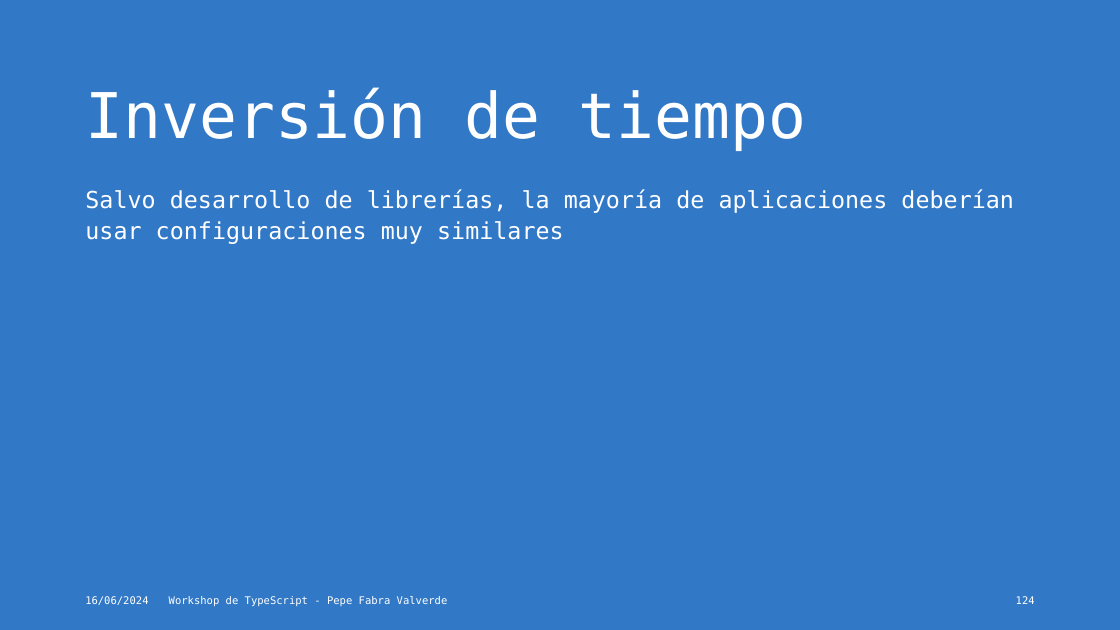
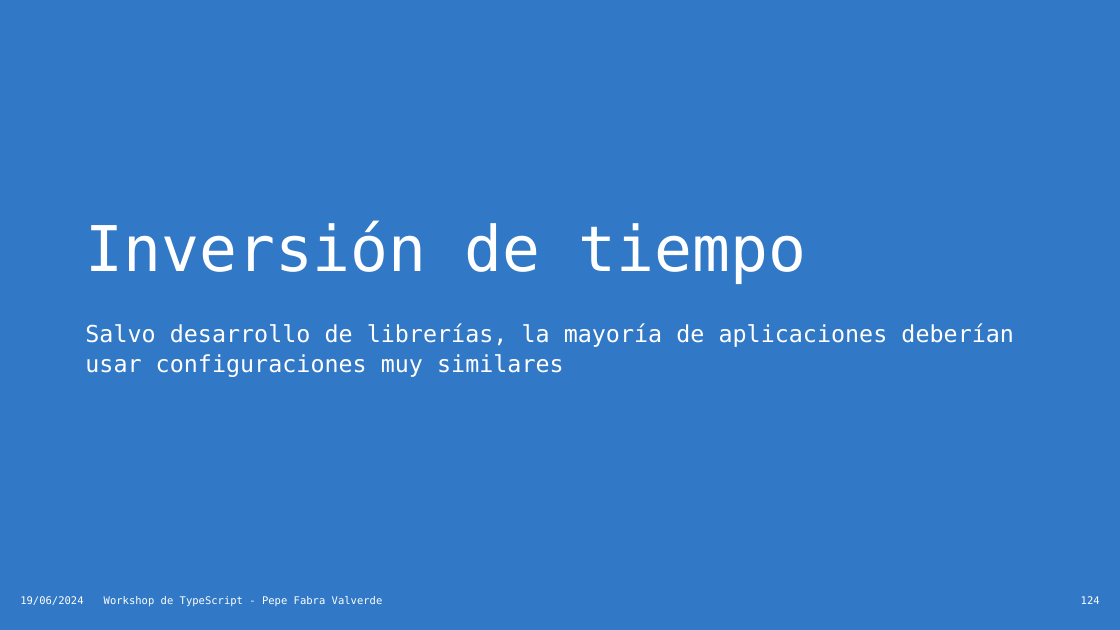
Before and after one commit to jofaval/talks-about, a slide deck: slide 124 of workshops/typescript/typescript-workshop.es.pptx. Drawn at 1120x630 pixels with LibreOffice and Linux fonts; fonts in the diff are those of the drawing. Boxes give left, top, right and bottom in pixels: in the first picture for what was removed or moved away, otherwise in the second. Text is boxed around its words. In the diff, an @@ line names an element or a change of style, - is before the commit and + after.

```diff
--- a/workshops/typescript/typescript-workshop.es.pptx
+++ b/workshops/typescript/typescript-workshop.es.pptx
@@ title "Inversión de tiempo": place and size @@
-title "Inversión de tiempo" at <box>85,87,806,151</box>
+title "Inversión de tiempo" at <box>85,221,806,284</box>
@@ text "Salvo desarrollo de librerías, la ...": place and size @@
-text "Salvo desarrollo de librerías, la ..." at <box>85,189,1014,244</box>
+text "Salvo desarrollo de librerías, la ..." at <box>85,323,1014,377</box>
@@ text at <box>20,596,83,605</box>: text changed @@
-16/06/2024
+19/06/2024
@@ text "Workshop de TypeScript - Pepe ...": place and size @@
-text "Workshop de TypeScript - Pepe ..." at <box>169,596,448,606</box>
+text "Workshop de TypeScript - Pepe ..." at <box>104,596,383,606</box>
@@ page number: place and size @@
-page number at <box>1016,596,1035,604</box>
+page number at <box>1081,596,1100,604</box>
```
Also in this commit, not shown: 188 other slides changed, 4 slides added, 2 other files.
